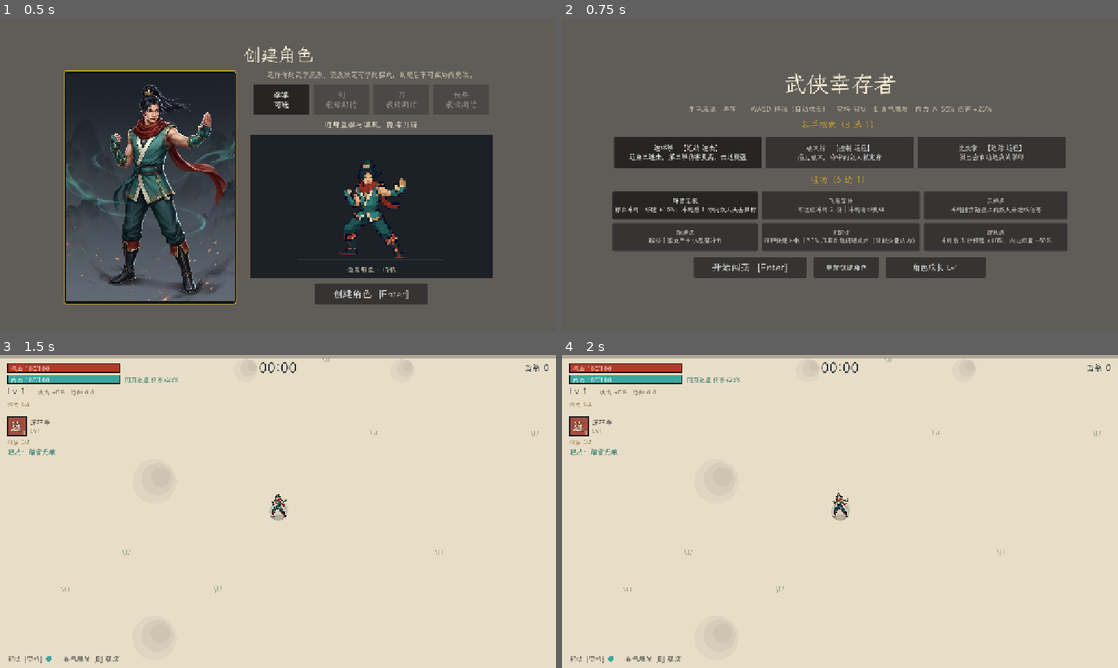
Above: before the commit, frames 1-4 (two rows, left to right).
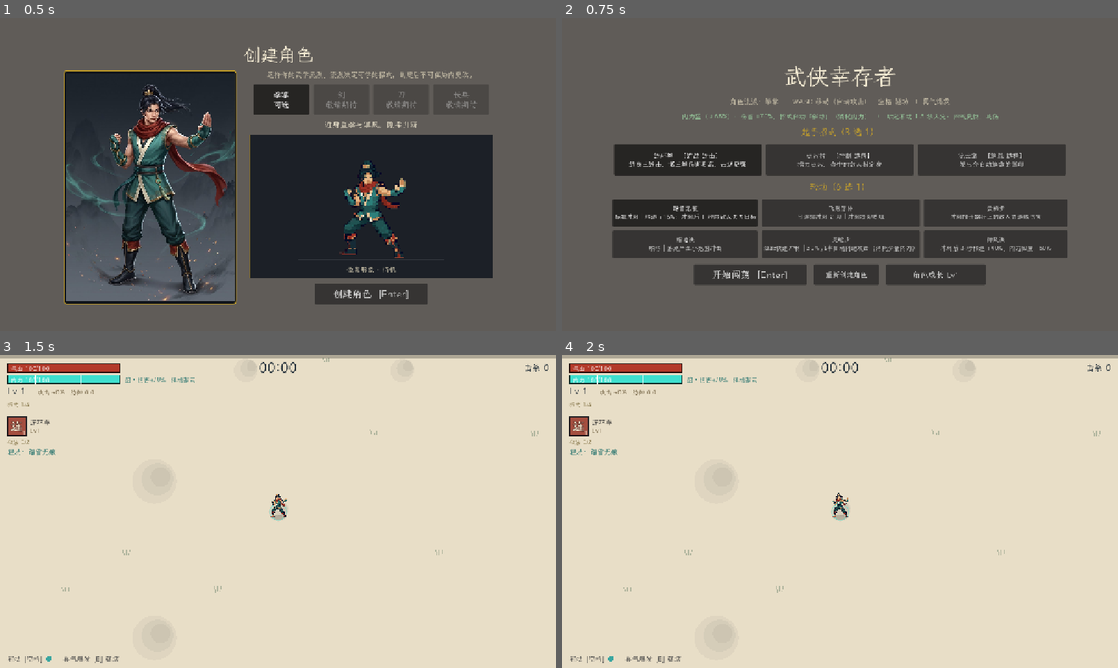
Above: after the commit, the same moments.

Repository: taykokjun-88/wuxia-survivor
Game: Godot game, scene res://scenes/main.tscn
Two runs of this game, one before a commit and one after it. Both use one fixed random seed, a clock stepped at 60 frames per second and the inputs below.
Inputs:
- Up to frame 1 (0.5 s): no input
- Up to frame 2 (0.75 s): click "创建角色 [Enter]" at 0.5 s
- Up to frame 3 (1.5 s): click "开始闯荡 [Enter]" at 1.25 s
- Up to frame 4 (2 s): no input

Frame 1 is identical in both runs. In frame 2, 18% of the frame differs, in the area x 9-91%, y 15-86%; in frame 3, 0.6%; in frame 4, 0.6%.

Commit message:
Neili P1: three realms (ying/ping/xu), empowered casts for 9 skills, meditation, yungong upgrade direction, HUD realm bar
Co-Authored-By: Claude Sonnet 5.5 <noreply@anthropic.com>
Claude-Session: https://claude.ai/code/session_01AdrMLJK1Rs8dRqXGtPMhfy

Diff:
--- a/data/game_data.json
+++ b/data/game_data.json
@@ -2,7 +2,7 @@
   "player": {
     "max_hp": 100,
     "max_neili": 100,
-    "neili_regen": 8,
+    "neili_regen": 12,
     "hp_regen": 0,
     "move_speed": 200,
     "speed_pct": 0,
@@ -24,7 +24,8 @@
     "full_hp_regen": 0,
     "damage_pct": 0,
     "luck": 0,
-    "qg_cd_reduce": 0
+    "qg_cd_reduce": 0,
+    "ying_shift": 0
   },
   "tuning": {
     "spawn_base": 1.0,
@@ -46,7 +47,16 @@
       600
     ],
     "boss_time": 720,
-    "exp_mult": 1.4
+    "exp_mult": 1.4,
+    "ying_at": 0.65,
+    "xu_below": 0.25,
+    "ying_dmg": 1.7,
+    "ying_leak": 0.02,
+    "xu_regen": 1.5,
+    "meditate_after": 1.5,
+    "meditate_regen": 2.5,
+    "meditate_reduce": 0.15,
+    "empower_cost_mult": 1.0
   },
   "skills": {
     "yue_palm": {
@@ -79,7 +89,9 @@
         ],
         "targets": "pierce"
       },
-      "anim": "palm"
+      "anim": "palm",
+      "empower_cost": 10,
+      "empower": "龙形掌风：范围 ×1.8，贯穿 +3"
     },
     "chain_fist": {
       "name": "连环拳",
@@ -105,7 +117,9 @@
         "duration": [],
         "targets": ""
       },
-      "anim": "punch"
+      "anim": "punch",
+      "empower_cost": 7,
+      "empower": "末拳变重击：额外震晕前方敌人"
     },
     "quake_fist": {
       "name": "撼地拳",
@@ -134,7 +148,9 @@
         ],
         "targets": ""
       },
-      "anim": "punch"
+      "anim": "punch",
+      "empower_cost": 12,
+      "empower": "落点追加一圈更大的冲击波"
     },
     "whirl_palm": {
       "name": "回风掌",
@@ -160,7 +176,9 @@
         "duration": [],
         "targets": ""
       },
-      "anim": "palm"
+      "anim": "palm",
+      "empower_cost": 9,
+      "empower": "半径 ×1.5，击退 ×2"
     },
     "point_finger": {
       "name": "点穴指",
@@ -193,7 +211,9 @@
         ],
         "targets": "count"
       },
-      "anim": "palm"
+      "anim": "palm",
+      "empower_cost": 6,
+      "empower": "定身时间 ×2"
     },
     "vajra_fist": {
       "name": "金刚拳",
@@ -221,7 +241,9 @@
         "duration": [],
         "targets": ""
       },
-      "anim": "punch"
+      "anim": "punch",
+      "empower_cost": 8,
+      "empower": "按内力 100% 计算威力"
     },
     "cloud_palm": {
       "name": "流云掌",
@@ -255,7 +277,9 @@
         ],
         "targets": "count"
       },
-      "anim": "palm"
+      "anim": "palm",
+      "empower_cost": 8,
+      "empower": "掌印数量 +2"
     },
     "eight_waste": {
       "name": "八荒拳",
@@ -288,7 +312,9 @@
         ],
         "targets": "count"
       },
-      "anim": "palm"
+      "anim": "palm",
+      "empower_cost": 15,
+      "empower": "十六方向齐发"
     },
     "taiji": {
       "name": "太极劲",
@@ -315,7 +341,9 @@
       },
       "no_dirs": [
         "hits"
-      ]
+      ],
+      "empower_cost": 12,
+      "empower": "反击不进冷却，反击伤害大增"
     }
   },
   "xinfa": {
@@ -330,7 +358,8 @@
       "per_level": {
         "max_neili": 15,
         "neili_regen": 2,
-        "full_hp_regen": 1.2
+        "full_hp_regen": 1.2,
+        "ying_shift": -0.05
       }
     },
     "tiegu": {
@@ -710,6 +739,16 @@
         18,
         30
       ]
+    },
+    "empower": {
+      "name": "运功",
+      "fmt": "催动消耗 -{v}%",
+      "values": [
+        10,
+        20,
+        30,
+        50
+      ]
     }
   },
   "schools": {
--- a/scripts/hud.gd
+++ b/scripts/hud.gd
@@ -249,8 +249,10 @@
 	loadout_panel = pb[0]
 	var box: VBoxContainer = pb[1]
 	box.add_child(_label("武侠幸存者", 52))
-	box.add_child(_label("角色流派：%s　　WASD 移动（自动攻击）　空格 轻功　E 真气爆发　内力 ≥ 50%% 伤害 +25%%" % Data.schools[school]["name"],
-		16, Color("#cfc6ae")))
+	box.add_child(_label("角色流派：%s　　WASD 移动（自动攻击）　空格 轻功　E 真气爆发" % Data.schools[school]["name"], 16, Color("#cfc6ae")))
+	box.add_child(_label("内力盈（≥%d%%）：伤害 +%d%%，招式自动「催动」（消耗内力）　·　站定不动 %.1f 秒入定：回气更快、减伤" % [
+		int(round(Data.T("ying_at") * 100.0)), int(round((Data.T("ying_dmg") - 1.0) * 100.0)), Data.T("meditate_after")],
+		15, Color("#9ad0a0")))
 
 	# 起手招式（3 选 1）。天赋加点（刚/柔/灵）是独立的局外系统，不在这里选。
 	box.add_child(_label("起手招式（3 选 1）", 20, Color("#c9a227")))
@@ -874,10 +876,20 @@
 	var max_hp := w.st("max_hp")
 	var max_n := w.st("max_neili")
 	_bar(Vector2(16, 20), Vector2(260, 20), w.hp / max_hp, GameWorld.VERMILION, "气血 %d/%d" % [int(w.hp), int(max_hp)])
-	_bar(Vector2(16, 46), Vector2(260, 20), w.neili / max_n, Color("#3aa6a0"), "内力 %d/%d" % [int(w.neili), int(max_n)])
-	canvas.draw_line(Vector2(16 + 130, 46), Vector2(16 + 130, 66), Color(1, 1, 1, 0.9), 2.0)
-	if w.neili >= max_n * GameWorld.NEILI_BONUS_THRESHOLD:
-		canvas.draw_string(font, Vector2(286, 61), "内力充盈 伤害+25%", HORIZONTAL_ALIGNMENT_LEFT, -1, 14, Color("#1f6f6a"))
+	var realm := w.realm()
+	var realm_col: Color = [Color("#6f86a8"), Color("#3aa6a0"), Color("#3fe0cf")][realm]
+	_bar(Vector2(16, 46), Vector2(260, 20), w.neili / max_n, realm_col, "内力 %d/%d" % [int(w.neili), int(max_n)])
+	# 三境分界线：虚 | 平 | 盈
+	for t in [Data.T("xu_below"), w.ying_at()]:
+		canvas.draw_line(Vector2(16 + 260 * float(t), 46), Vector2(16 + 260 * float(t), 66), Color(1, 1, 1, 0.9), 2.0)
+	var realm_txt := ""
+	match realm:
+		GameWorld.Realm.YING: realm_txt = "盈 · 伤害+%d%%　催动招式" % int(round((Data.T("ying_dmg") - 1.0) * 100.0))
+		GameWorld.Realm.XU: realm_txt = "虚 · 回气加快"
+	if w.meditating():
+		realm_txt = (realm_txt + "　" if realm_txt != "" else "") + "入定"
+	if realm_txt != "":
+		canvas.draw_string(font, Vector2(286, 61), realm_txt, HORIZONTAL_ALIGNMENT_LEFT, -1, 14, Color("#1f6f6a"))
 	if w.shield > 0.0:
 		canvas.draw_string(font, Vector2(286, 35), "护盾 %d" % int(w.shield), HORIZONTAL_ALIGNMENT_LEFT, -1, 14, Color("#2a6f9a"))
 
--- a/scripts/skills/fist_skills.gd
+++ b/scripts/skills/fist_skills.gd
@@ -25,7 +25,11 @@
 		if t == null:
 			return false
 		var a := (t.pos - w.player_pos).angle()
-		w.spawn_proj(self, a, {"split": int(ev(2, 3, 4)) if enhanced() else 0})
+		var o := {"split": int(ev(2, 3, 4)) if enhanced() else 0}
+		if empowered:    # 催动：龙形掌风
+			o["radius"] = p("radius") * 1.8
+			o["pierce"] = p("pierce") + 3.0
+		w.spawn_proj(self, a, o)
 		return true
 
 
@@ -40,11 +44,13 @@
 			return false
 		var a := (t.pos - w.player_pos).angle()
 		combo += 1
-		var third := combo % 3 == 0
+		var third := combo % 3 == 0 or empowered
 		var base := p("damage") * (2.2 if third else 1.0)
 		var knock := 320.0 if third else 160.0
 		w.fx_slash(w.player_pos, a, reach, p("arc"), third)
 		w.cone_hit(self, w.player_pos, a, p("arc") * 0.5, reach, base, knock, third and enhanced())
+		if empowered:    # 催动：末拳震晕前方敌人
+			w.area_hit(self, w.player_pos + Vector2.from_angle(a) * reach * 0.6, 70.0, base * 0.4, 0.0, 0.8)
 		if third and enhanced():
 			var sr := ev(140.0, 170.0, 200.0)
 			w.area_hit(self, w.player_pos, sr, p("damage") * ev(1.2, 1.6, 2.0), 300.0)
@@ -58,20 +64,28 @@
 		var t := w.nearest_enemy(p("range"))
 		if t == null:
 			return false
-		w.add_zone({
+		var z := {
 			"kind": "impact", "skill": self, "pos": t.pos, "r": p("radius"),
 			"delay": 0.35, "t": 0.0, "dmg": p("damage"), "stun": p("stun"), "crack": enhanced(), "elv": elv(),
-		})
+		}
+		w.add_zone(z)
+		if empowered:    # 催动：落点追加一圈更大的冲击波
+			var z2 := z.duplicate()
+			z2["r"] = float(z["r"]) * 1.6
+			z2["delay"] = 0.6
+			z2["dmg"] = float(z["dmg"]) * 0.6
+			z2["crack"] = false
+			w.add_zone(z2)
 		return true
 
 
 ## 回风掌：环身掌风。强化「旋涡」：掌风过后把周围敌人吸拢。
 class WhirlPalm extends SkillBase:
 	func fire() -> bool:
-		var r := p("radius")
+		var r := p("radius") * (1.5 if empowered else 1.0)
 		if not w.any_enemy_within(w.player_pos, r + 20.0):
 			return false
-		w.area_hit(self, w.player_pos, r, p("damage"), p("knock"))
+		w.area_hit(self, w.player_pos, r, p("damage"), p("knock") * (2.0 if empowered else 1.0))
 		w.add_fx("ring", w.player_pos, 0.3, {"r0": 15.0, "r1": r, "color": GameWorld.INK})
 		if enhanced():
 			w.add_zone({"kind": "vortex", "skill": self, "dmg": p("damage") * ev(1.2, 1.6, 2.0), "r": r * ev(1.8, 2.1, 2.4),
@@ -88,7 +102,7 @@
 			return false
 		for t in targets:
 			var a := (t.pos - w.player_pos).angle()
-			w.spawn_proj(self, a, {"stun": p("stun"), "chain": enhanced()})
+			w.spawn_proj(self, a, {"stun": p("stun") * (2.0 if empowered else 1.0), "chain": enhanced()})
 		return true
 
 
@@ -100,7 +114,7 @@
 		if t == null:
 			return false
 		var max_n := float(w.stats["max_neili"])
-		var ratio := w.neili / max_n
+		var ratio := 1.0 if empowered else w.neili / max_n
 		var mult := 0.8 + 1.2 * ratio
 		if enhanced() and ratio >= ev(0.9, 0.8, 0.7):
 			w.add_shield(ev(25.0, 40.0, 55.0))
@@ -119,7 +133,7 @@
 		var t := w.nearest_enemy(520.0)
 		if t == null:
 			return false
-		var n := int(p("count"))
+		var n := int(p("count")) + (2 if empowered else 0)
 		var base := (t.pos - w.player_pos).angle()
 		for i in n:
 			var a := base + (i - (n - 1) * 0.5) * 0.5
@@ -132,6 +146,7 @@
 	var bursts_left := 0
 	var burst_t := 0.0
 	var rot := 0.0
+	var emp_burst := false
 
 	func tick(dt: float) -> void:
 		if bursts_left > 0:
@@ -146,6 +161,7 @@
 	func fire() -> bool:
 		if w.nearest_enemy(450.0) == null:
 			return false
+		emp_burst = empowered
 		_burst()
 		if enhanced():
 			bursts_left = int(ev(2, 3, 4))
@@ -153,7 +169,7 @@
 		return true
 
 	func _burst() -> void:
-		var n := int(p("count"))
+		var n := 16 if emp_burst else int(p("count"))
 		for i in n:
 			w.spawn_proj(self, rot + TAU * i / n)
 		rot += 0.3 if enhanced() else 0.2
@@ -176,10 +192,17 @@
 	func on_hurt(amount: float) -> float:
 		if guard_cd > 0.0:
 			return amount
-		guard_cd = p("cooldown") * w.cd_mult()
+		var emp := w.can_empower(empower_cost())    # 催动：反击不进冷却，反击伤害大增
+		if emp:
+			w.pay_empower(empower_cost())
+		else:
+			guard_cd = p("cooldown") * w.cd_mult()
 		var absorbed := amount * p("absorb")
 		var r := p("radius") * (ev(1.5, 1.7, 1.9) if enhanced() else 1.0)
-		var dmg := p("damage") + absorbed * (ev(4.0, 6.0, 8.0) if enhanced() else 1.0)
+		var mult := ev(4.0, 6.0, 8.0) if enhanced() else 1.0
+		if emp:
+			mult = maxf(mult * 1.5, 3.0)
+		var dmg := p("damage") + absorbed * mult
 		w.area_hit(self, w.player_pos, r, dmg, 400.0, 0.5)
 		w.add_fx("ring", w.player_pos, 0.45, {"r0": 15.0, "r1": r, "color": GameWorld.JADE})
 		return amount - absorbed
--- a/scripts/skills/skill_base.gd
+++ b/scripts/skills/skill_base.gd
@@ -17,9 +17,10 @@
 var upgrades: Array[Dictionary] = []   # [{dir, tier}]
 var mods: Dictionary = {
 	"damage": 0.0, "cooldown": 0.0, "range": 0.0, "targets": 0.0, "buff": 0.0,
-	"debuff": 0.0, "duration": 0.0, "heal": 0.0, "hits": 0.0, "crit": 0.0,
+	"debuff": 0.0, "duration": 0.0, "heal": 0.0, "hits": 0.0, "crit": 0.0, "empower": 0.0,
 }
 var echoing := false
+var empowered := false           # 本次出手是否催动（盈境 + 内力够）
 var echo_t := -1.0
 
 
@@ -46,6 +47,11 @@
 	if str(m["targets"]) == key:
 		v += float(mods["targets"])
 	return v
+
+
+## 催动消耗的内力（运功升级可降低，最多 −70%）
+func empower_cost() -> float:
+	return float(def.get("empower_cost", 8.0)) * Data.T("empower_cost_mult") * (1.0 - float(mods["empower"]))
 
 
 func tags() -> Array:
@@ -112,6 +118,7 @@
 		"heal": mods["heal"] += v / 100.0
 		"hits": mods["hits"] = minf(0.8, float(mods["hits"]) + v / 100.0)
 		"crit": mods["crit"] += v / 100.0
+		"empower": mods["empower"] = minf(0.7, float(mods["empower"]) + v / 100.0)
 
 
 ## 升级卡片上的效果文字
@@ -135,11 +142,15 @@
 			echoing = false
 	cd -= dt
 	if cd <= 0.0:
+		empowered = w.can_empower(empower_cost())
 		if fire():
+			if empowered:
+				w.pay_empower(empower_cost())
 			cd = p("cooldown") * w.cd_mult()
 			_after_fire()
 		else:
 			cd = 0.12
+		empowered = false
 
 
 func _after_fire() -> void:
--- a/scripts/world.gd
+++ b/scripts/world.gd
@@ -19,8 +19,8 @@
 const CELL := 64.0
 const MAX_SKILLS := 4
 const MAX_XINFA := 2
-const NEILI_BONUS_THRESHOLD := 0.5
-const NEILI_BONUS_MULT := 1.25
+# 气海三境：盈（真气外放，伤害加成、可催动招式）/ 平 / 虚（回气加快）。数值见 data 的 tuning。
+enum Realm { XU, PING, YING }
 const ULT_RADIUS := 300.0
 const ULT_DAMAGE := 90.0
 
@@ -56,6 +56,9 @@
 var facing := Vector2.RIGHT
 var hp := 100.0
 var neili := 100.0
+var still_t := 0.0                # 连续站立不动的时间（入定）
+var realm_time := [0.0, 0.0, 0.0] # 虚 / 平 / 盈 各停留了多久（测试与平衡用）
+var empower_count := 0
 var shield := 0.0
 var level := 1
 var exp_now := 0
@@ -136,6 +139,9 @@
 	recalc()
 	hp = float(stats["max_hp"])
 	neili = float(stats["max_neili"])
+	still_t = 0.0
+	realm_time = [0.0, 0.0, 0.0]
+	empower_count = 0
 	shield = 0.0
 	player_pos = Vector2.ZERO
 	exp_now = 0
@@ -229,7 +235,37 @@
 
 ## 内力充盈（≥50%）时全部伤害 +25%
 func dmg_mult() -> float:
-	return NEILI_BONUS_MULT if neili >= st("max_neili") * NEILI_BONUS_THRESHOLD else 1.0
+	return Data.T("ying_dmg") if realm() == Realm.YING else 1.0
+
+
+## 盈境的门槛（纯阳诀等心法可以调低）
+func ying_at() -> float:
+	return clampf(Data.T("ying_at") + st("ying_shift"), 0.5, 0.95)
+
+
+func realm() -> int:
+	var r := neili / maxf(1.0, st("max_neili"))
+	if r >= ying_at():
+		return Realm.YING
+	if r < Data.T("xu_below"):
+		return Realm.XU
+	return Realm.PING
+
+
+## 入定：站立不动一小会儿，回气加快并减伤
+func meditating() -> bool:
+	return still_t >= Data.T("meditate_after")
+
+
+## 催动：处于盈境且内力够用时，招式出手会消耗内力并打出灌注版
+func can_empower(cost: float) -> bool:
+	return realm() == Realm.YING and neili >= cost
+
+
+func pay_empower(cost: float) -> void:
+	neili = maxf(0.0, neili - cost)
+	empower_count += 1
+	add_fx("ring", player_pos, 0.25, {"r0": 10.0, "r1": 34.0, "color": Color("#4fe0d0")})
 
 
 # =====================================================================
@@ -305,7 +341,19 @@
 	# 内力 / 气血 / 护盾
 	var max_n := st("max_neili")
 	var regen := st("neili_regen") * (1.0 + (float(qg.get("buff_regen", 0.0)) if buff_t > 0.0 else 0.0))
-	neili = minf(max_n, neili + regen * dt)
+	var rl := realm()
+	realm_time[rl] += dt
+	if move.length() < 0.1 and dash_t <= 0.0:
+		still_t += dt
+	else:
+		still_t = 0.0
+	if rl == Realm.XU:
+		regen *= Data.T("xu_regen")
+	if meditating():
+		regen *= Data.T("meditate_regen")
+	if rl == Realm.YING:
+		regen -= Data.T("ying_leak") * max_n      # 真气外放：盈境每秒外泄一点，防止囤着不用
+	neili = clampf(neili + regen * dt, 0.0, max_n)
 	var hr := st("hp_regen") + (st("full_hp_regen") if neili >= max_n - 0.01 else 0.0)
 	hp = minf(st("max_hp"), hp + hr * dt)
 	if since_hit > 2.0 and shield < st("shield_max"):
@@ -680,6 +728,8 @@
 	for s: SkillBase in skills.values():
 		dmg = s.on_hurt(dmg)
 	dmg = maxf(maxf(1.0, dmg * 0.25), dmg - st("armor"))
+	if meditating():
+		dmg *= 1.0 - Data.T("meditate_reduce")
 	since_hit = 0.0
 	invuln = 0.6
 	if st("thorns") > 0.0:
@@ -1412,8 +1462,11 @@
 		draw_set_transform(Vector2.ZERO, 0.0, Vector2.ONE)
 	else:
 		draw_circle(player_pos + Vector2(0, 9), 10.0, Color(0, 0, 0, 0.12))
-	if neili >= st("max_neili") * NEILI_BONUS_THRESHOLD:
-		draw_arc(player_pos, 19.0, 0.0, TAU, 28, Color(JADE, 0.45 * alpha), 2.0)
+	if realm() == Realm.YING:
+		draw_arc(player_pos, 19.0, 0.0, TAU, 28, Color("#4fe0d0", 0.55 * alpha), 2.0)
+	if meditating():
+		var pulse := 0.5 + 0.5 * sin(time * 4.0)
+		draw_arc(player_pos, 30.0 + 2.0 * pulse, 0.0, TAU, 36, Color(GOLD, 0.35 + 0.3 * pulse), 2.0)
 	if shield > 0.0:
 		draw_arc(player_pos, 24.0, 0.0, TAU, 28, Color("#7fc8e8", 0.8), 3.0)
 	if has_sprite:
--- a/tests/sim_test.gd
+++ b/tests/sim_test.gd
@@ -18,6 +18,7 @@
 		_sprite_anim_test()
 		await _net_test()
 		_meta_test()
+		_neili_test()
 		_font_coverage_test()
 	if only == "" or only == "matrix":
 		_skill_matrix()
@@ -28,8 +29,40 @@
 		_run_full()
 	if only == "levels":
 		_levels_report()
+	if only == "survive":
+		_survive_report()
 	print("\nRESULT: %s" % ("FAIL (%d)" % failures if failures > 0 else "OK"))
 	get_tree().quit(1 if failures > 0 else 0)
+
+
+## 平衡用：不无敌、会选卡的 bot 多个种子，看存活时间 / 通关率 / 气海三境占比
+func _survive_report() -> void:
+	print("\n=== 多种子存活报告（会选卡 bot，不无敌）===")
+	var wins := 0
+	var tsum := 0.0
+	var rsum := [0.0, 0.0, 0.0]
+	var seeds := [21, 22, 23, 24, 25, 26, 27, 28]
+	for sd in seeds:
+		var w := GameWorld.new()
+		w.rng_seed = sd
+		add_child(w)
+		w.start_run(["chain_fist", "point_finger", "cloud_palm"][sd % 3], ["tashue", "feiyan", "yufeng", "lingshe"][sd % 4])
+		var pick_rng := RandomNumberGenerator.new()
+		pick_rng.seed = sd
+		for i in int(900.0 / DT):
+			TestBot.drive(w, TestBot.engage_for(w))
+			w.step(DT)
+			TestBot.resolve_choices(w, pick_rng, true)
+			if w.over:
+				break
+		wins += 1 if w.won else 0
+		tsum += w.time
+		for k in 3:
+			rsum[k] += float(w.realm_time[k])
+		_free_world(w)
+	var tot: float = rsum[0] + rsum[1] + rsum[2]
+	print("  通关 %d/%d　平均存活 %ds　气海 虚 %d%% / 平 %d%% / 盈 %d%%" % [wins, seeds.size(), int(tsum / seeds.size()),
+		int(rsum[0] / tot * 100.0), int(rsum[1] / tot * 100.0), int(rsum[2] / tot * 100.0)])
 
 
 ## 测量「打完一局」的角色等级：会选卡的无敌 bot（≈ 理想玩家）多个种子，打到大 Boss 被击败为止
@@ -207,6 +240,7 @@
 					"heal": ok = float(s.mods["heal"]) > 0.0
 					"hits": ok = float(s.mods["hits"]) > 0.0
 					"crit": ok = float(s.mods["crit"]) > 0.0
+					"empower": ok = s.empower_cost() < base.empower_cost()
 				_check(ok, "%s 的方向 %s 档位 %d 没有生效" % [id, dir, tier])
 				_check(not s.upgrade_text(dir, tier).contains("{"), "%s/%s 的描述有未替换的占位符" % [id, dir])
 				checked += 1
@@ -365,6 +399,103 @@
 
 var net_calls: Array = []
 var fake_reply: Dictionary = {}
+
+
+func _neili_test() -> void:
+	print("\n=== 内力：气海三境 / 催动 / 入定 ===")
+	var w := _new_world(5)
+	w.skills.clear()
+	var mx := w.st("max_neili")
+	# 三境判定与伤害加成
+	w.neili = mx * 0.9
+	_check(w.realm() == GameWorld.Realm.YING and is_equal_approx(w.dmg_mult(), Data.T("ying_dmg")), "达到盈境门槛为盈，伤害加成")
+	w.neili = mx * 0.5
+	_check(w.realm() == GameWorld.Realm.PING and is_equal_approx(w.dmg_mult(), 1.0), "平境无加成")
+	w.neili = mx * 0.2
+	_check(w.realm() == GameWorld.Realm.XU, "低于 25% 为虚")
+	# 纯阳诀降低盈境门槛
+	w.xinfa["chunyang"] = 2
+	w.recalc()
+	_check(absf(w.ying_at() - (Data.T("ying_at") - 0.1)) < 1e-6, "纯阳诀 Lv2：盈境门槛降低 10%%（实际 %.2f）" % w.ying_at())
+	w.xinfa.clear()
+	w.recalc()
+	# 虚境回气更快（对比同样时间内的回复量）
+	var wa := _new_world(6)
+	var wb := _new_world(6)
+	for x in [wa, wb]:
+		x.skills.clear()
+	wa.neili = wa.st("max_neili") * 0.1
+	wb.neili = wb.st("max_neili") * 0.5
+	var na := wa.neili
+	var nb := wb.neili
+	for i in 60:
+		wa.step(DT)
+		wb.step(DT)
+	_check((wa.neili - na) > (wb.neili - nb) * 1.3, "虚境回气应比平境快（%.2f vs %.2f）" % [wa.neili - na, wb.neili - nb])
+	# 盈境外泄：满内力时不会无限囤积，但仍然能保持盈
+	wb.neili = wb.st("max_neili")
+	for i in 600:
+		wb.step(DT)
+	_check(wb.realm() == GameWorld.Realm.YING, "满内力静止 10 秒仍应处于盈境")
+	# 入定：站住 1.5 秒后回气 ×2.5、减伤
+	var wm := _new_world(7)
+	wm.skills.clear()
+	wm.neili = wm.st("max_neili") * 0.4
+	wm.input_move = Vector2.ZERO
+	for i in int(1.0 / DT):
+		wm.step(DT)
+	_check(not wm.meditating(), "站立不足 1.5 秒不入定")
+	for i in int(1.0 / DT):
+		wm.step(DT)
+	_check(wm.meditating(), "站立 ≥1.5 秒入定")
+	wm.god = false
+	var h0 := wm.hp
+	wm._hurt(10.0)
+	_check(absf((h0 - wm.hp) - 10.0 * (1.0 - Data.T("meditate_reduce"))) < 0.01, "入定减伤 15%%（实际受伤 %.2f）" % (h0 - wm.hp))
+	wm.input_move = Vector2.RIGHT
+	wm.step(DT)
+	_check(not wm.meditating(), "一移动就退出入定")
+	_free_world(wm)
+	# 九个招式的催动版：能出手、消耗内力、效果与普通版不同
+	for id in Data.skills:
+		var w2 := _new_world(11)
+		w2.skills.clear()
+		w2.add_skill(id)
+		var sk: SkillBase = w2.skills[id]
+		_populate(w2, 40)
+		w2.neili = w2.st("max_neili")
+		var before := w2.empower_count
+		for i in int(8.0 / DT):
+			TestBot.drive(w2, 75.0 if sk.tags().has("近战") else 240.0)
+			w2.step(DT)
+			if id == "taiji" and i % 90 == 0:
+				sk.on_hurt(20.0)
+		_check(w2.empower_count > before, "%s：盈境下应触发催动" % Data.skills[id]["name"])
+		_check(float(w2.skill_dmg.get(id, 0.0)) > 0.0, "%s：催动版应造成伤害" % Data.skills[id]["name"])
+		_free_world(w2)
+	# 催动的具体效果
+	var we := _new_world(12)
+	we.skills.clear()
+	we.add_skill("eight_waste")
+	var ew: SkillBase = we.skills["eight_waste"]
+	_populate(we, 20)
+	we.projs.clear()
+	ew.empowered = true
+	ew.fire()
+	_check(we.projs.size() == 16, "八荒拳催动：十六方向（实际 %d）" % we.projs.size())
+	we.projs.clear()
+	ew.empowered = false
+	ew.emp_burst = false
+	ew.fire()
+	_check(we.projs.size() == int(ew.p("count")), "八荒拳普通版：%d 方向" % int(ew.p("count")))
+	_free_world(we)
+	# 运功升级：催动消耗递减
+	var sb := SkillBase.new()
+	sb.setup(_new_world(1), "yue_palm", Data.skills["yue_palm"])
+	var c0 := sb.empower_cost()
+	sb.add_upgrade("empower", 3)
+	_check(absf(sb.empower_cost() - c0 * 0.5) < 1e-6, "运功·灵机一动：催动消耗 −50%")
+	print("  三境 / 门槛心法 / 回气 / 外泄 / 入定 / 9 招催动 / 运功  OK")
 
 
 func _meta_test() -> void:
@@ -705,6 +836,10 @@
 
 	var outcome := "胜利" if w.won else ("阵亡" if w.over else "存活到时限")
 	print("结果：%s @ %.1fs  等级 %d  击杀 %d  强化=%s Lv%d" % [outcome, w.time, w.level, w.kills, w.enhance_id, w.enhance_level])
+	var rt: Array = w.realm_time
+	var rsum := maxf(1.0, float(rt[0]) + float(rt[1]) + float(rt[2]))
+	print("气海：虚 %d%% / 平 %d%% / 盈 %d%%　催动 %d 次" % [int(float(rt[0]) / rsum * 100.0), int(float(rt[1]) / rsum * 100.0),
+		int(float(rt[2]) / rsum * 100.0), w.empower_count])
 	print("Boss 击杀耗时：", ", ".join(w.boss_log) if not w.boss_log.is_empty() else "（无）")
 	print("性能：平均 %.2f ms/step  最差 %.2f ms  敌人峰值 %d  Boss数 %d" % [
 		total_us / 1000.0 / maxi(1, int(w.time / DT)), worst_us / 1000.0, peak, w.bosses.size()])
Not shown, changed: docs/design_fist.md
